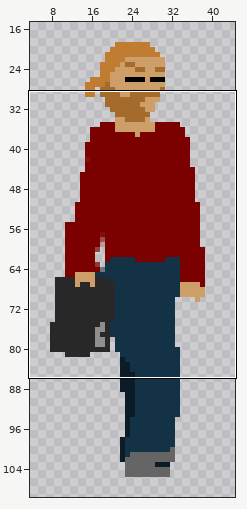
Edited in one commit: sprite sheet (CatGame/Scenes/Assets/Human/HumanWalking8.png). The first picture is a wide view before the edit; the outline marks the close-up.
Close-up. Before the edit:
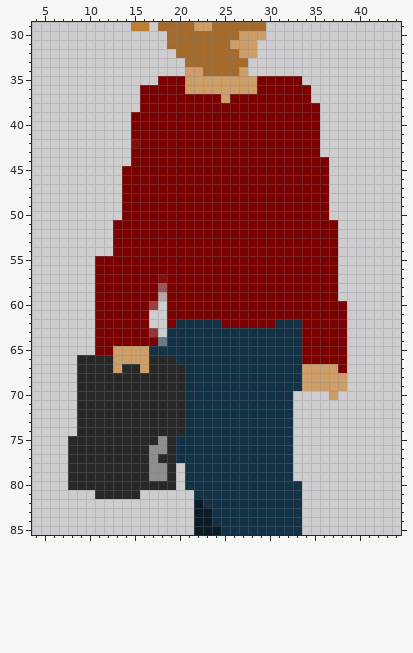
The file is 50x120 pixels. Pixels under 10% opacity are left out. Colours within 5 levels of each other are drawn and written as one. Shown: x 4..44, y 29..85. The wide view leaves out empty margins.
And afterwards:
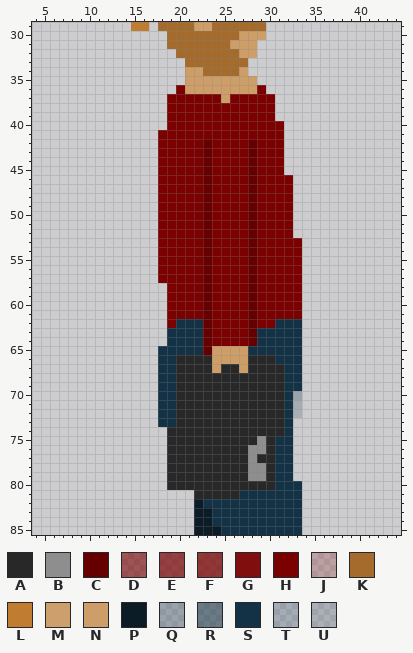
Palette (. is transparent): A #292828  B #8e8e8e  C #660000  D #7b000097  E #7b0000ae  F #7b0000ba  G #7b0000ec  H #7b0000  J #7d000037  K #a46b2c  L #c07d32  M #cd9e69f7  N #ce9e69  P #0b1c27  Q #12334546  R #15334588  S #143246  T #13304835  U #1631472f
Edits made:
@@ x 4..44 @@
 34 .................NNKKKKN.................
-35 ..............HHHNNNNNNNNHHHHH...........
-36 ............HHHHHNNNNNNNNHHHHHH..........
-37 ............HHHHHHHHHNHHHHHHHHH..........
-38 ............HHHHHHHHHHHHHHHHHHHH.........
-39 ...........HHHHHHHHHHHHHHHHHHHHH.........
-40 ...........HHHHHHHHHHHHHHHHHHHHH.........
-41 ...........HHHHHHHHHHHHHHHHHHHHH.........
-42 ...........GHHHHHHHHHHHHHHHHHHHH.........
-43 ...........HHHHHHHHHHHHHHHHHHHHH.........
-44 ...........HHHHHHHHHHHHHHHHHHHHHH........
-45 ..........HHHHHHHHHHHHHHHHHHHHHHH........
-46 ..........HHHHHHHHHHHHHHHHHHHHHHH........
-47 ..........HHHHHHHHHHHHHHHHHHHHHHH........
-48 ..........HHHHHHHHHHHHHHHHHHHHHHH........
-49 ..........HHHHHHHHHHHHHHHHHHHHHHH........
-50 ..........HHHHHHHHHHHHHHHHHHHHHHH........
-51 .........HHHHHHHHHHHHHHHHHHHHHHHHH.......
-52 .........HHHHHHHHHHHHHHHHHHHHHHHHH.......
-53 .........HHHHHHHHHHHHHHHHHHHHHHHHH.......
-54 .........HHHHHHHHHHHHHHHHHHHHHHHHH.......
-55 .......HHHHHHHHHHHHHHHHHHHHHHHHHHH.......
-56 .......HHHHHHHHHHHHHHHHHHHHHHHHHHH.......
-57 .......HHHHHHHGHHHHHHHHHHHHHHHHHHH.......
-58 .......HHHHHHHDHHHHHHHHHHHHHHHHHHH.......
-59 .......HHHHHHHJHHHHHHHHHHHHHHHHHHH.......
-60 .......HHHHHHE.HHHHHHHHHHHHHHHHHHHH......
-61 .......HHHHHH..HHHHHHHHHHHHHHHHHHHH......
-62 .......HHHHHH..HSSSSSHHHHHHSSSHHHHH......
-63 .......HHHHHHF.SSSSSSSSSSSSSSSHHHHH......
-64 .......HHHHHHHRSSSSSSSSSSSSSSSHHHHH......
-65 .......HHNNNNSSSSSSSSSSSSSSSSSHHHHH......
-66 .....AAAANNNNAAASSSSSSSSSSSSSSHHHHH......
-67 .....AAAANAANAAAASSSSSSSSSSSSSNNNNH......
-68 .....AAAAAAAAAAAASSSSSSSSSSSSSNNNNN......
-69 .....AAAAAAAAAAAASSSSSSSSSSSSSMNNNN......
-70 .....AAAAAAAAAAAASSSSSSSSSSSS....N.......
-71 .....AAAAAAAAAAAASSSSSSSSSSSS............
-72 .....AAAAAAAAAAAASSSSSSSSSSSS............
-73 .....AAAAAAAAAAAASSSSSSSSSSSS............
-74 .....AAAAAAAAAAAASSSSSSSSSSSS............
-75 ....AAAAAAAAAABASSSSSSSSSSSSS............
-76 ....AAAAAAAAABBASSSSSSSSSSSSS............
-77 ....AAAAAAAAABAASSSSSSSSSSSSS............
-78 ....AAAAAAAAABBA.SSSSSSSSSSSS............
-79 ....AAAAAAAAABBA.SSSSSSSSSSSS............
-80 ....AAAAAAAAAAAA.SSSSSSSSSSSSS...........
-81 .......AAAAA......SSSSSSSSSSSS...........
+35 .................NNNNNNNN................
+36 ................HNNNNNNNNH...............
+37 ...............HHHHHHNHHHHH..............
+38 ...............HHHHHHHHHHHH..............
+39 ...............HHHHHHHHHHHH..............
+40 ...............HHHHHHHHHHHHH.............
+41 ..............HHHHHHHHHHHHHH.............
+42 ..............HHHHHCHHHHCHHH.............
+43 ..............HHHHHCHHHHCHHH.............
+44 ..............HHHHHCHHHHCHHH.............
+45 ..............HHHHHCHHHHCHHH.............
+46 ..............HHHHHCHHHHCHHHH............
+47 ..............HHHHHCHHHHCHHHH............
+48 ..............HHHHHCHHHHCHHHH............
+49 ..............HHHHHCHHHHCHHHH............
+50 ..............HHHHHCHHHHCHHHH............
+51 ..............HHHHHCHHHHCHHHH............
+52 ..............HHHHHCHHHHCHHHH............
+53 ..............HHHHHCHHHHCHHHHH...........
+54 ..............HHHHHCHHHHCHHHHH...........
+55 ..............HHHHHCHHHHCHHHHH...........
+56 ..............HHHHHCHHHHCHHHHH...........
+57 ..............HHHHHCHHHHCHHHHH...........
+58 ...............HHHHCHHHHCHHHHH...........
+59 ...............HHHHCHHHHCHHHHH...........
+60 ...............HHHHCHHHHCHHHHH...........
+61 ...............HHHHCHHHHCHHHHH...........
+62 ...............HSSSCHHHHCHHSSS...........
+63 ...............SSSSCHHHHCSSSSS...........
+64 ...............SSSSCHHHHCSSSSS...........
+65 ..............SSSSSCNNNNSSSSSS...........
+66 ..............SSAAAANNNNAAASSS...........
+67 ..............SSAAAANAANAAAASS...........
+68 ..............SSAAAAAAAAAAAASS...........
+69 ..............SSAAAAAAAAAAAASS...........
+70 ..............SSAAAAAAAAAAAASQ...........
+71 ..............SSAAAAAAAAAAAAST...........
+72 ..............SSAAAAAAAAAAAASU...........
+73 ..............SSAAAAAAAAAAAAS............
+74 ...............AAAAAAAAAAAAAS............
+75 ...............AAAAAAAAAABASS............
+76 ...............AAAAAAAAABBASS............
+77 ...............AAAAAAAAABAASS............
+78 ...............AAAAAAAAABBASS............
+79 ...............AAAAAAAAABBASS............
+80 ...............AAAAAAAAAAAASSS...........
+81 ..................AAAAASSSSSSS...........
 82 ..................PSSSSSSSSSSS...........
